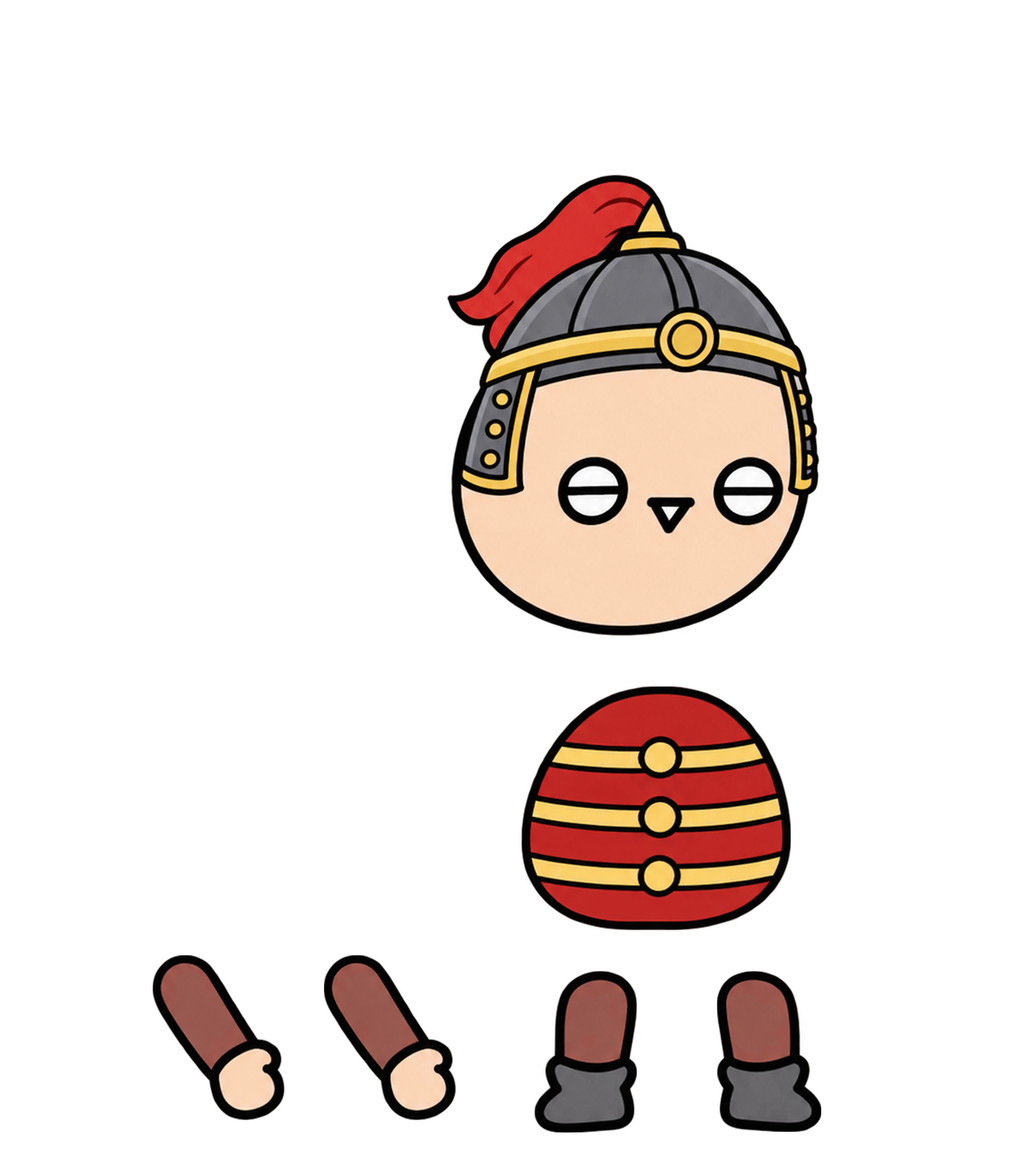
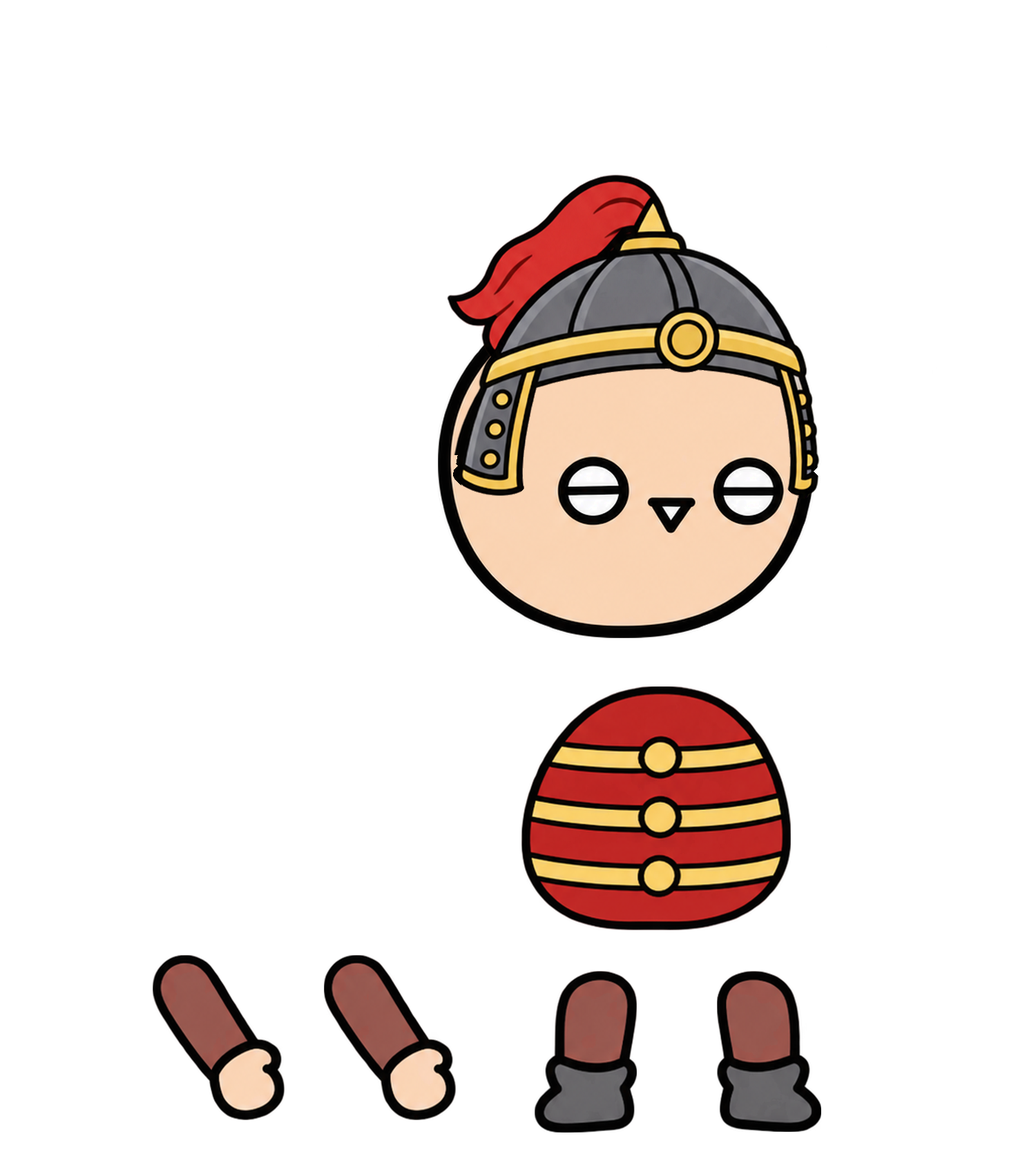
Layered file, before and after one edit (1036x1174). Changes by layer:
painted on "머리" over [437, 282, 821, 638]
